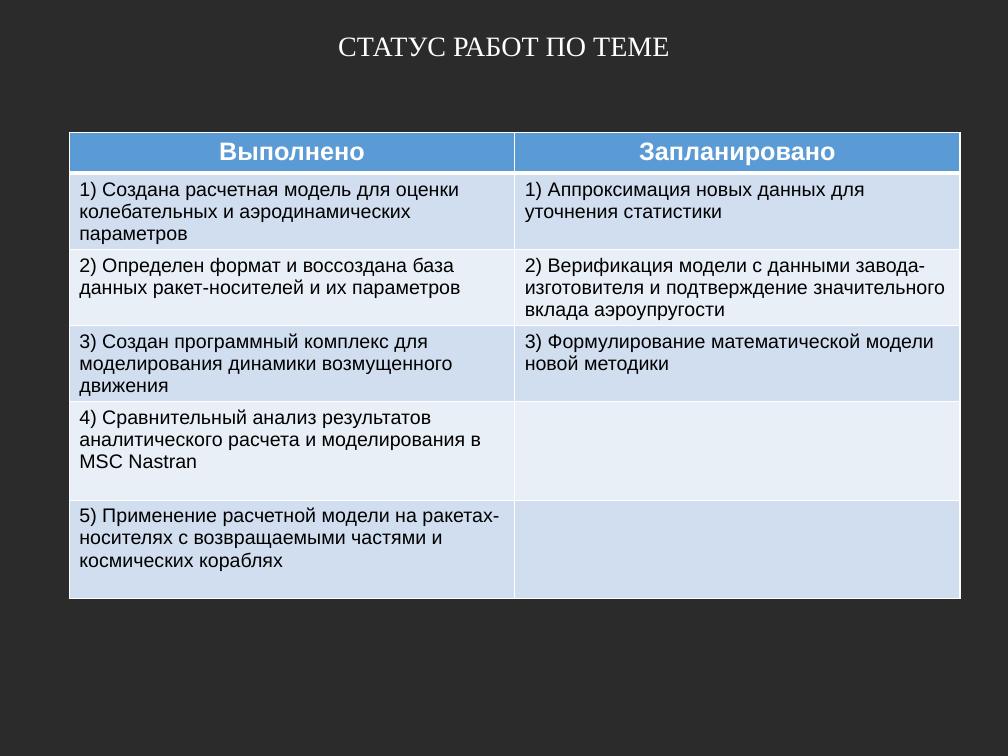
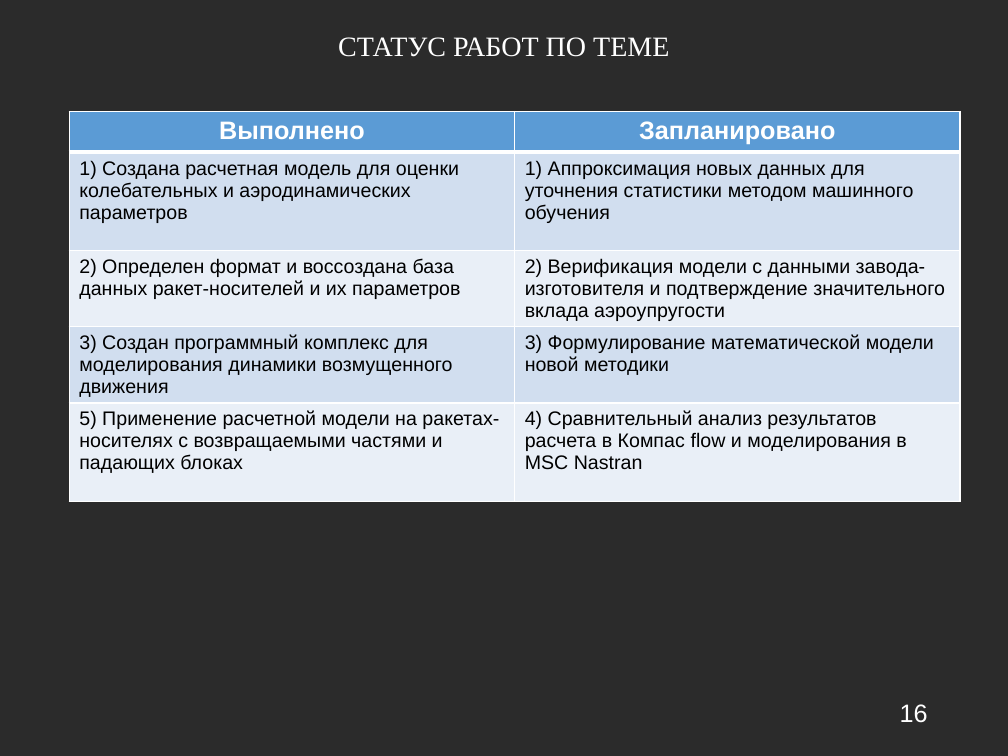
Before and after one commit to SmetanaPrototype/UniFlight, a slide deck: slide 16 of docs/Сметана. Диссертация.pptx (slide 21 before the commit). Drawn at 1008x756 pixels with LibreOffice and Linux fonts; fonts in the diff are those of the drawing; background and template pictures are left out; a plain dark background stands for a picture behind light text. Boxes give left, top, right and bottom in pixels: in the first picture for what was removed or moved away, otherwise in the second. Text is boxed around its words. In the diff, an @@ line names an element or a change of style, - is before the commit and + after.

```diff
--- a/docs/Сметана. Диссертация.pptx
+++ b/docs/Сметана. Диссертация.pptx
@@ table at (70, 112, 961, 522) @@
-row 2, column 2: 1) Аппроксимация новых данных для уточнения статистики
+row 2, column 2: 1) Аппроксимация новых данных для уточнения статистики методом машинного обучения
-row 5: 4) Сравнительный анализ результатов аналитического расчета и моделирования в MSC Nastran | 
-row 6: 5) Применение расчетной модели на ракетах-носителях с возвращаемыми частями и космических кораблях | 
+row 5: 5) Применение расчетной модели на ракетах-носителях с возвращаемыми частями и падающих блоках | 4) Сравнительный анализ результатов расчета в Компас flow и моделирования в MSC Nastran
@@ table: place and size @@
-table at (70, 132, 961, 623)
+table at (70, 112, 961, 522)
@@ text added at (900, 704, 928, 723), 18 pt, text #FFFFFF @@
+16
```
Also in this commit, not shown: 16 other slides changed, 1 slide added, 6 slides removed, 3 other files.
